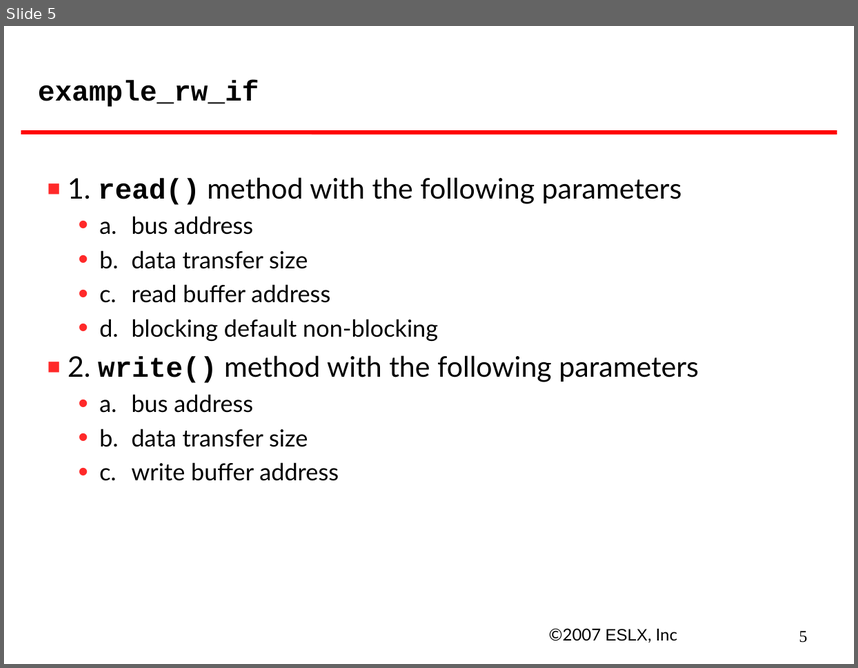
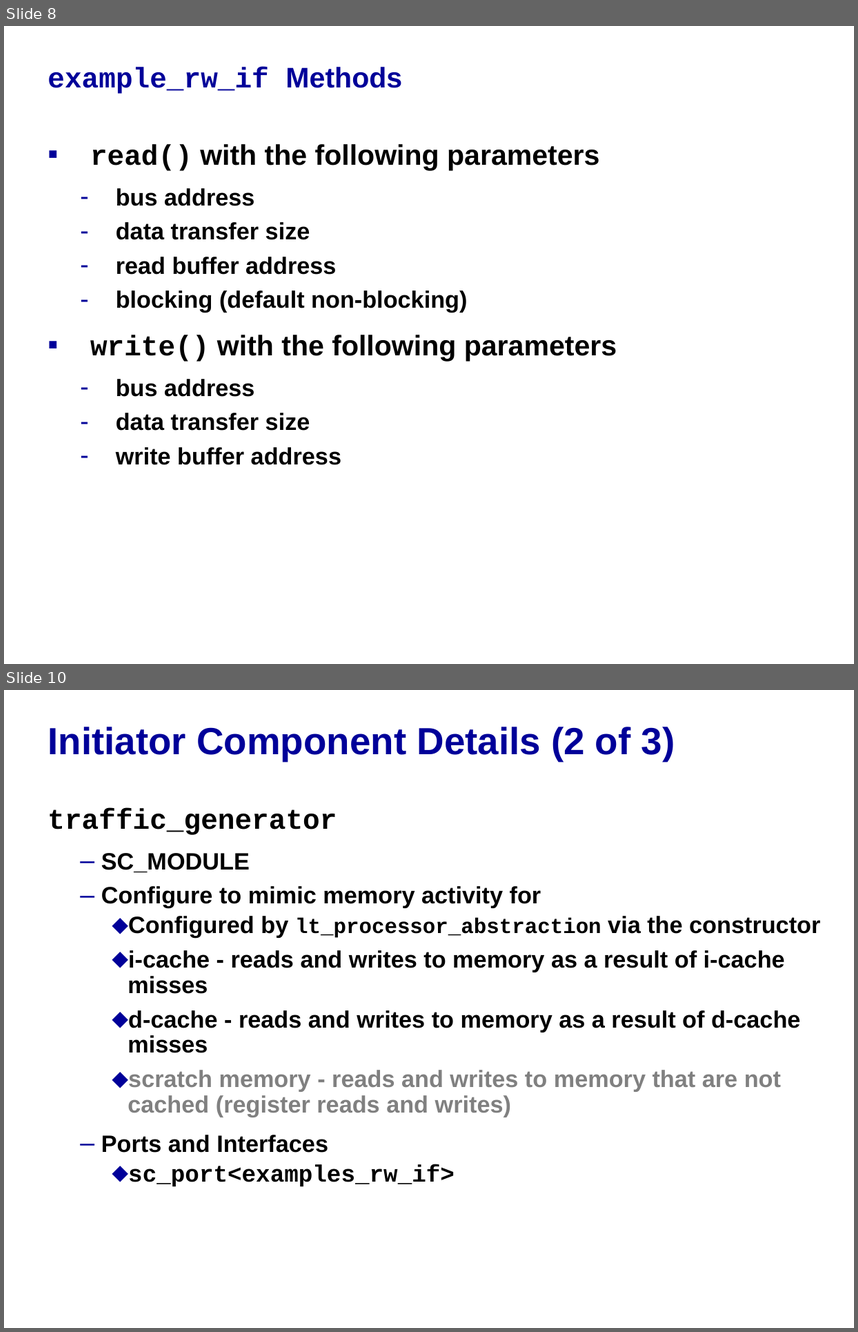
Before and after one commit to accellera-official/systemc, a slide deck: examples/tlm/lt_min_system/docs/lt_min_system_example.ppt. Shown one above the other, each under a label of ours: slide 5 before the commit, slides 8 and 10 after it; the slides between them are not shown. The pictures are 858x668 and 858x1332 pixels, drawn with LibreOffice and Linux fonts; fonts in the diff are those of the drawing; background and template pictures are left out. Boxes give left, top, right and bottom in pixels: in the first picture for what was removed or moved away, otherwise in the second. Text is boxed around its words. In the diff, an @@ line names an element or a change of style, - is before the commit and + after.

Commit message:
- updated lt_min_system example PowerPoint

```diff
--- a/examples/tlm/lt_min_system/docs/lt_min_system_example.ppt
+++ b/examples/tlm/lt_min_system/docs/lt_min_system_example.ppt
@@ slide 10 added at [4,690,854,1328], background picture (left out) @@
@@ title added at [47,727,675,761], 32 pt, text #000099, bold @@
+Initiator Component Details (2 of 3)
@@ text added at [47,808,820,1186], 20 pt, text #000000, bold @@
+traffic_generator
+  – SC_MODULE
+  – Configure to mimic memory activity for
+    ⬥ Configured by lt_processor_abstraction via the constructor
+    ⬥ i-cache - reads and writes to memory as a result of i-cache misses
+    ⬥ d-cache - reads and writes to memory as a result of d-cache misses
+    ⬥ scratch memory - reads and writes to memory that are not cached (register reads and writes)
+  – Ports and Interfaces
+    ⬥ sc_port<examples_rw_if>
@@ what was slide 5 is now slide 8 @@
@@ slide 8 changed as well @@
@@ title at [47,67,402,94]: text changed; text colour #000000 to #000099 @@
-example_rw_if
+example_rw_if Methods
@@ line removed from (21, 132) to (837, 132) @@
@@ text at [90,144,617,465]: text changed; font Lato to Arial; bold on @@
-▪ 1. read() method with the following parameters
-  • a. bus address
-  • b. data transfer size
-  • c. read buffer address
-  • d. blocking default non-blocking
-▪ 2. write() method with the following parameters
-  • a. bus address
-  • b. data transfer size
-  • c. write buffer address
+▪ read() with the following parameters
+  – bus address
+  – data transfer size
+  – read buffer address
+  – blocking (default non-blocking)
+▪ write() with the following parameters
+  – bus address
+  – data transfer size
+  – write buffer address
@@ text removed at [549,628,677,642] @@
-©2007 ESLX, Inc
@@ page number removed at [799,630,807,642] @@
-5
```
Also in this commit, not shown: 4 other slides changed, 11 other slides added, 1 slide removed.
